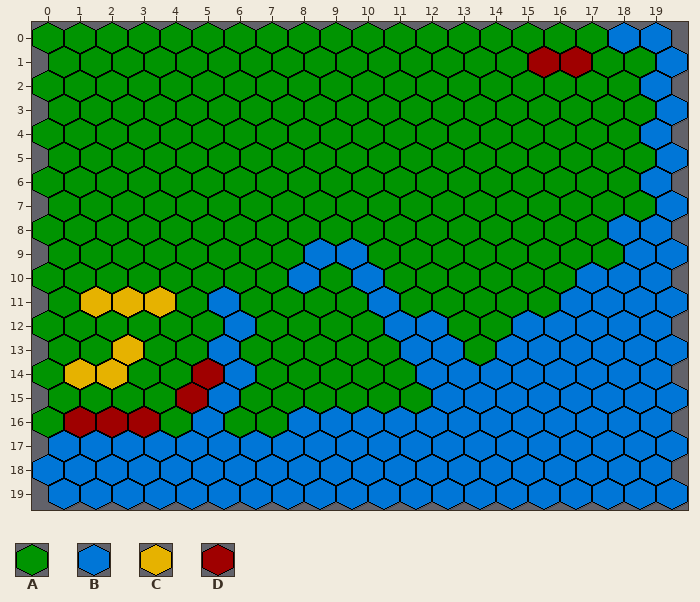
One commit to this Tiled map: core/assets/World/g3_2.tmx. The picture above is the old version.
Cells are 32x32 px. Hexagonal. Every second row is shifted by half a cell. Shown: x 0..19, y 0..19.
Key: from "spritesheet": A 0, B 1, C 2, D 3.
_ is an empty cell.
Layer "map" before, first column x 0:
 0 AAAAAAAAAAAAAAAAAABB
 1 AAAAAAAAAAAAAAADDAAB
 2 AAAAAAAAAAAAAAAAAAAB
 3 AAAAAAAAAAAAAAAAAAAB
 4 AAAAAAAAAAAAAAAAAAAB
 5 AAAAAAAAAAAAAAAAAAAB
 6 AAAAAAAAAAAAAAAAAAAB
 7 AAAAAAAAAAAAAAAAAAAB
 8 AAAAAAAAAAAAAAAAAABB
 9 AAAAAAAABBAAAAAAAABB
10 AAAAAAAABABAAAAAABBB
11 ACCCABAAAABAAAAABBBB
12 AAAAAABAAAABBAABBBBB
13 AACAABAAAAABBABBBBBB
14 ACCAADBAAAAABBBBBBBB
15 AAAADBAAAAAABBBBBBBB
16 ADDDABAABBBBBBBBBBBB
17 BBBBBBBBBBBBBBBBBBBB
18 BBBBBBBBBBBBBBBBBBBB
19 BBBBBBBBBBBBBBBBBBBB
The result:
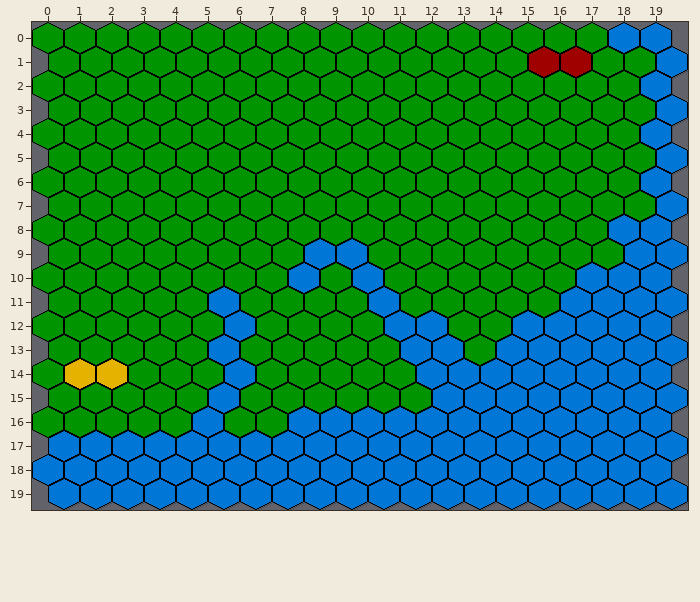
What changed:
Layer "map":
y 11: x 1..3 CCC -> AAA
y 13: x 2 C -> A
y 14: x 5 D -> A
y 15: x 4 D -> A
y 16: x 1..3 DDD -> AAA
Pixel boxes of the changes (left, top, right, bottom) in both pictures:
changed: (81, 287, 175, 317)
changed: (113, 335, 143, 365)
changed: (177, 359, 223, 413)
changed: (65, 407, 159, 437)
